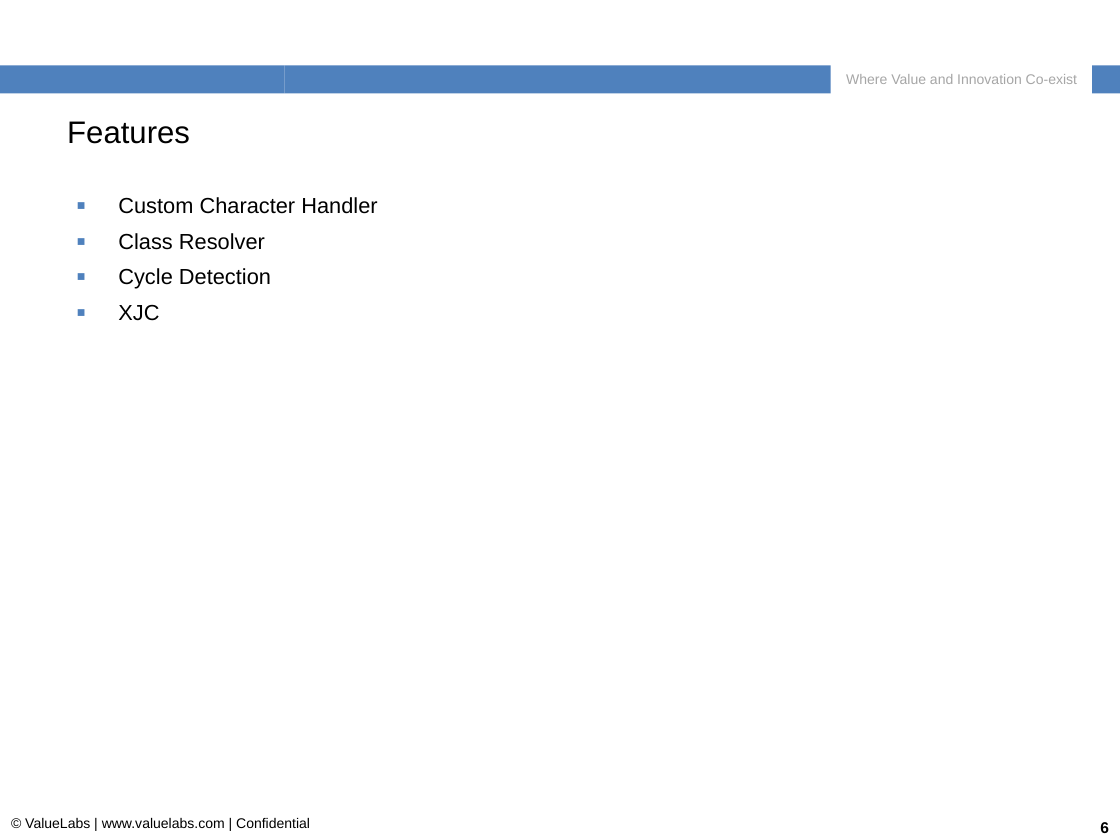
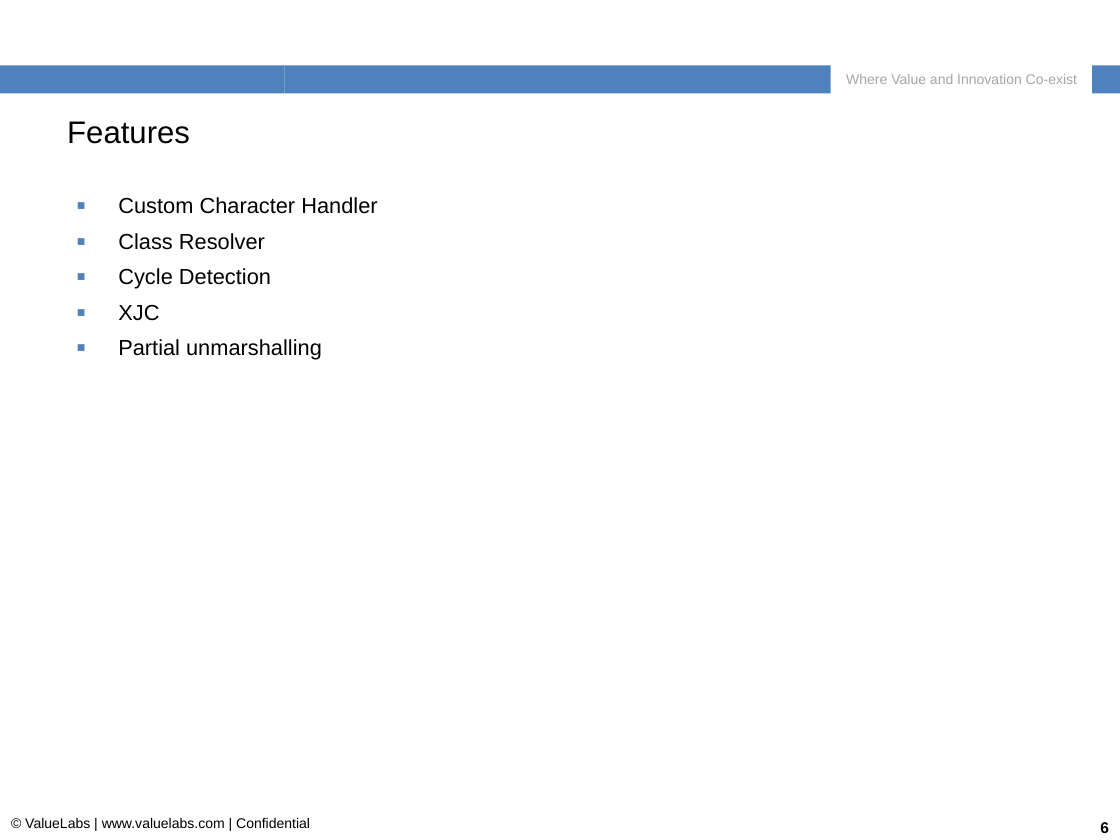
Before and after one commit to kbeathanabhotla/jaxb-examples, a slide deck: slide 6 of src/main/resources/ValueLabs_TAG_Training_JAXB.ppt. Drawn at 1120x840 pixels with LibreOffice and Linux fonts; fonts in the diff are those of the drawing; background and template pictures are left out. Boxes give left, top, right and bottom in pixels: in the first picture for what was removed or moved away, otherwise in the second. Text is boxed around its words. In the diff, an @@ line names an element or a change of style, - is before the commit and + after.

Commit message:
added example for partial unmarshalling

```diff
--- a/src/main/resources/ValueLabs_TAG_Training_JAXB.ppt
+++ b/src/main/resources/ValueLabs_TAG_Training_JAXB.ppt
@@ text at bbox=[118, 339, 322, 360]: paragraph added @@
+▪ Partial unmarshalling
```
Also in this commit, not shown: 14 other files.
